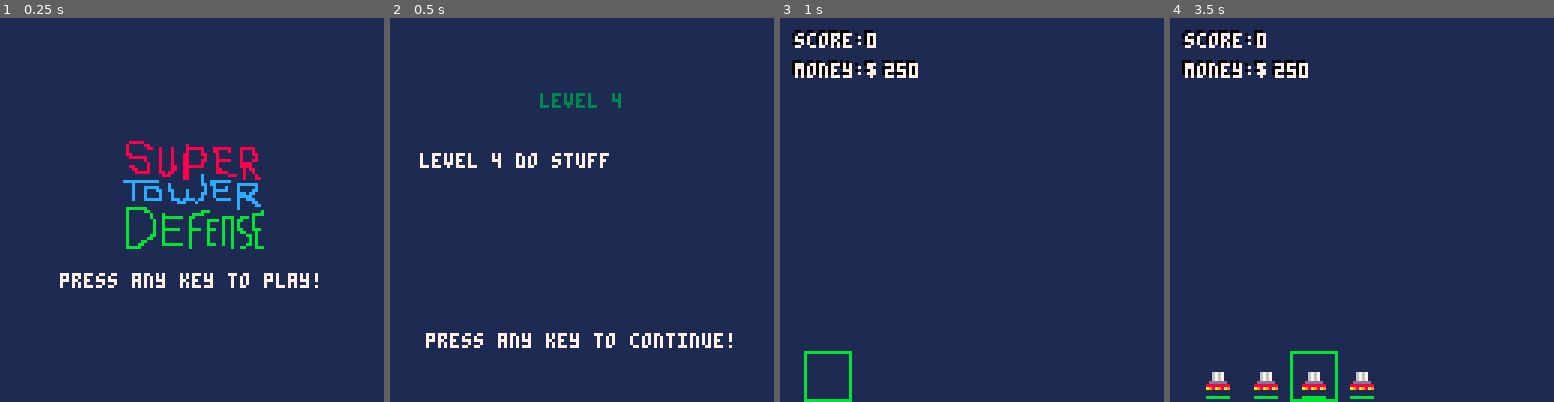
Above: before the commit, frames 1-4 (left to right).
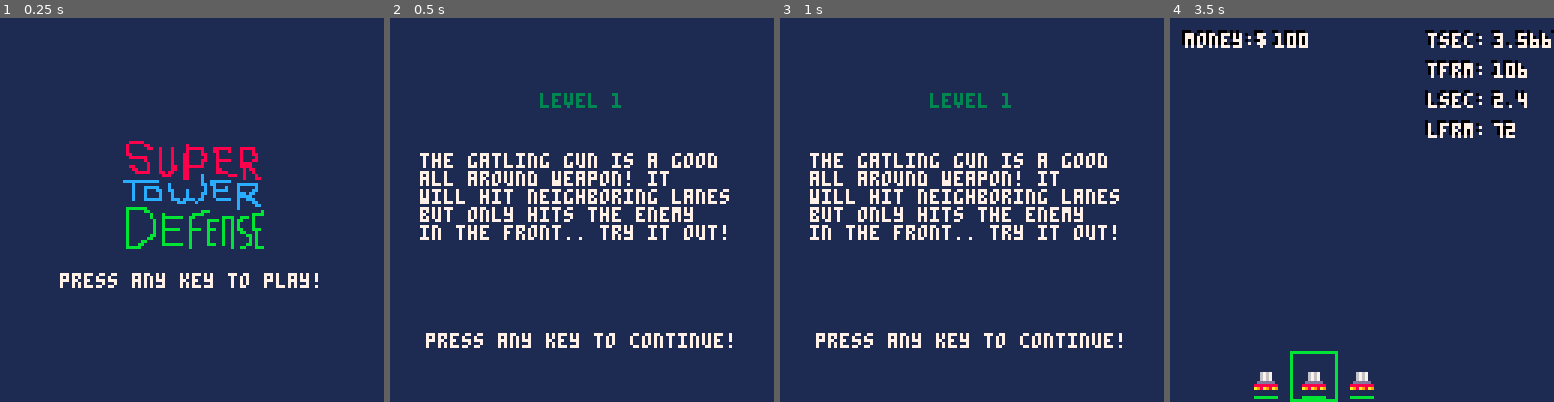
Above: after the commit, the same moments.

Repository: elennick/ggo25
Game: PICO-8 cartridge ggo25.p8
The game is run twice, just before and just after one commit, with the same random seed, the same clock (stepped at 60 frames per second) and the same inputs.
Inputs:
- Up to frame 1 (0.25 s): no input
- Up to frame 2 (0.5 s): tap X (X key) at 0.33 s
- Up to frame 3 (1 s): tap O (Z key) at 0.7 s
- Up to frame 4 (3.5 s): tap X (X key) at 1.07, 1.85, 2.97 s; hold Right 1.6-2.1 s; tap O (Z key) every 0.4 s from 1.7 to 3.3 s; hold Up 2.15-2.42 s; hold Right 2.47-3.03 s; hold Left from 3.08 s (still down)

Frame 1 is identical in both runs. In frame 2, 5.8% of the frame differs, in the area x 7-89%, y 19-58%; in frame 3, 9.5%, in the area x 3-90%, y 3-100%; in frame 4, 4.9%.

Commit message:
added a brief pause in input when you change screens so you cant blow past title/intro screens by accident

Diff:
--- a/ggo25.p8
+++ b/ggo25.p8
@@ -3,8 +3,8 @@
 __lua__
 //init stuff
 
-debug = false
-start_lvl = 4
+debug = true
+start_lvl = 1
 
 nmes = {} //enemies
 twrs = {} //towers
@@ -33,6 +33,12 @@
 
   game.curlvl = nil
   game.curscreen = nil
+  game.fsls = 0  //frames since last enemy spawn
+  game.sr = 999  //enemy spawn rate in frames
+  game.sn = 0    //number of enemies per spawn
+  game.money = 0
+  game.frm = 0   //frames since lvl start
+  game.sec = 0   //seconds since lvl start
 
   load_level(start_lvl)
   show_screen("title")
@@ -43,26 +49,35 @@
 
 function _update()
 		frm += 1
-  sec = flr(time())
+		game.frm += 1
+
+  sec = time()
+  game.sec = game.frm / 30
 
   if game.curscreen == "title" then
     update_title_screen()
   elseif game.curscreen == "intro" then
     update_intro_screen()
+  elseif game.curscreen == "game" then
+    update_game_screen()
   else
-    update_game_screen()
+    //win screen
   end
 end
 
 function update_title_screen()
-  if btnp() > 0 then
+  if btnp() > 0 and sec > .4 then
     game.curscreen = "intro"
+    game.frm = 0
+    game.sec = 0
   end
 end
 
 function update_intro_screen()
-  if btnp() > 0 then
+  if btnp() > 0 and game.sec > .4 then
     game.curscreen = "game"
+    game.frm = 0
+    game.sec = 0
   end
 end
 
@@ -182,20 +197,22 @@
 	 end
 
   //draw score/money
-  print_shadowed("score: ",4,4)
-  print_shadowed(game.score,28,4)
-  print_shadowed("money:$",4,14)
-  print_shadowed(game.money,34,14)
+  print_shadowed("money:$",4,4)
+  print_shadowed(game.money,34,4)
 
   //draw cursor
   rect((cpos * 16) + 8, 111, (cpos * 16) + 23, 127, 11)
 
   //draw debug text
   if debug then
-  		print_shadowed("sec: ", 90, 4)
+  		print_shadowed("tsec: ", 85, 4)
   		print_shadowed(sec, 107, 4)
-    print_shadowed("frm: ", 90, 14)
+    print_shadowed("tfrm: ", 85, 14)
     print_shadowed(frm, 107, 14)
+    print_shadowed("lsec: ", 85, 24)
+  		print_shadowed(game.sec, 107, 24)
+    print_shadowed("lfrm: ", 85, 34)
+    print_shadowed(game.frm, 107, 34)
   end
 
   //check win condition
@@ -230,7 +247,7 @@
   t1.hp = 500
   t1.ftm = 100
   t1.i = 1
-  t1.value = 100
+  t1.value = 50
   etypes[t1.name] = t1
 
   local t2 = {}
@@ -243,18 +260,18 @@
 
   local t3 = {}
   t3.name = "droid"
-  t3.hp = 100
+  t3.hp = 75
   t3.ftm = 55
   t3.i = 5
-  t3.value = 50
+  t3.value = 25
   etypes[t3.name] = t3
 
   local t4 = {}
   t4.name = "mech"
-  t4.hp = 100
+  t4.hp = 125
   t4.ftm = 35
   t4.i = 7
-  t4.value = 50
+  t4.value = 75
   etypes[t4.name] = t4
 end
 
@@ -305,7 +322,7 @@
   t2.range = 0
   t2.i = 16
   t2.dmg = 100
-  t2.rof = 50
+  t2.rof = 250
   t2.ammo = 10
   t2.deal_damage = function(twr)
     for i, e in ipairs(nmes) do
@@ -381,7 +398,7 @@
 
 function check_nme_death(e)
   if e.hp <= 0 then
-    game.score += e.type.value
+    game.money += e.type.value
     del(nmes, e)
   end
 end
@@ -397,7 +414,7 @@
   l1.ssr = 240  //starting spawn rate in frames
   l1.ssn = 4    //starting spawn num of nmes
   l1.fc = function(game)
-    return game.score >= 200
+    return game.money >= 500
   end
   add(lvls, l1)
 
@@ -411,7 +428,7 @@
   l2.ssr = 120
   l2.ssn = 5
   l2.fc = function(game)
-    return game.score >= 200
+    return game.money >= 200
   end
   add(lvls, l2)
 
@@ -425,7 +442,7 @@
   l3.ssr = 240
   l3.ssn = 3
   l3.fc = function(game)
-    return game.score >= 200
+    return game.money >= 300
   end
   add(lvls, l3)
 
@@ -439,7 +456,7 @@
   l4.ssr = 180
   l4.ssn = 5
   l4.fc = function(game)
-    return game.score >= 200
+    return game.money >= 500
   end
   add(lvls, l4)
 end
@@ -450,8 +467,9 @@
   game.fsls = 0 //frames since last enemy spawn
   game.sr = 999 //enemy spawn rate in frames
   game.sn = 0   //number of enemies per spawn
-  game.score = 0
   game.money = 0
+  game.frm = 0  //frames since lvl start
+  game.sec = 0  //seconds since lvl start
 end
 
 function show_screen(s)
@@ -465,11 +483,6 @@
 end
 
 function load_level(l)
-  if lvls[l] == nil then
-    show_screen("win")
-    return
-  end
-
   nmes = {}
   twrs = {}
   hits = {}
@@ -535,9 +548,6 @@
       t.tsf = t.type.rof
       t.type.deal_damage(t)
       t.ammo -= 1
-      //if t.ammo <= 0 then
-        //del(twrs, t)
-      //end
     elseif t.tsf <= t.type.rof - 5 then
       t.firing = false
     end
